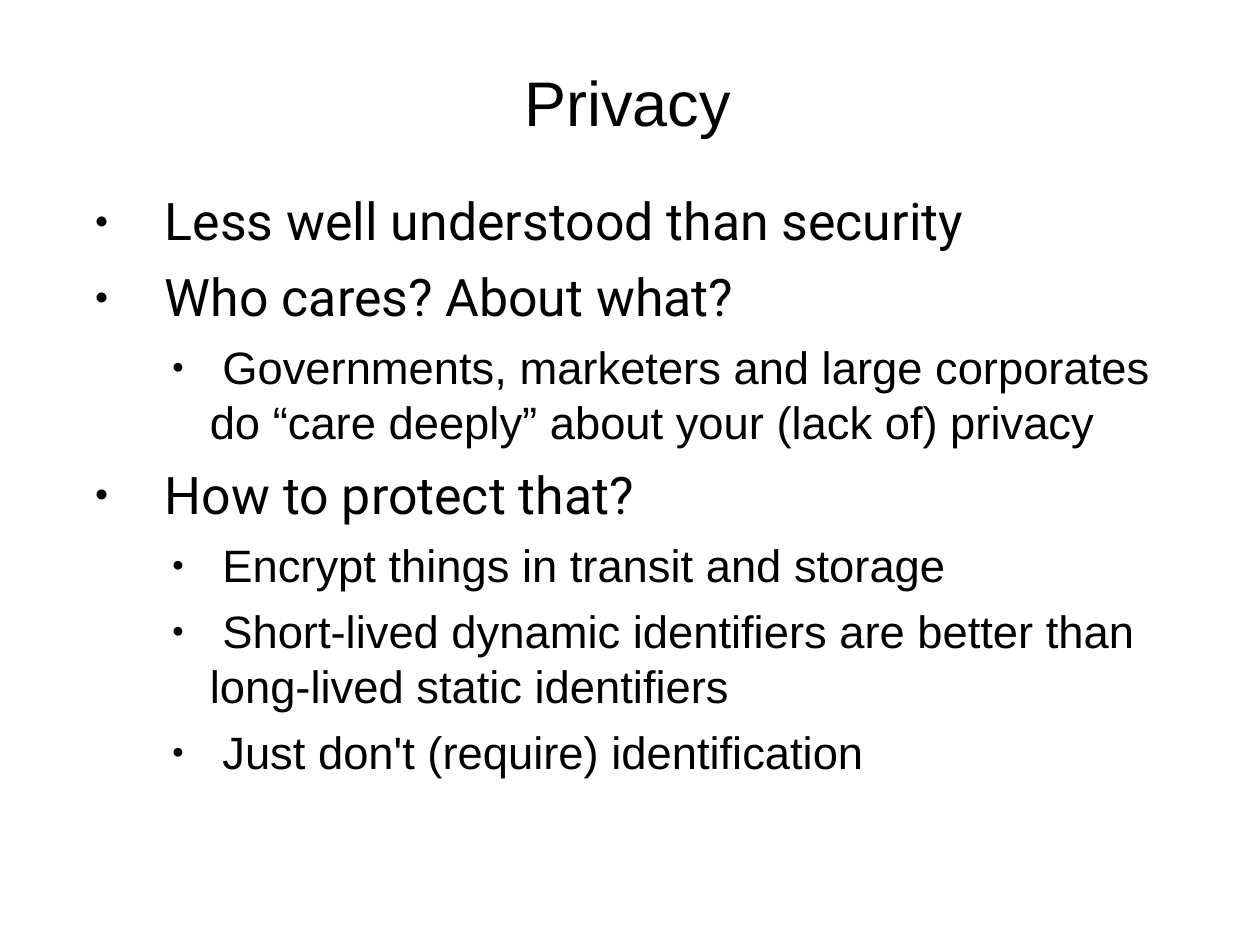
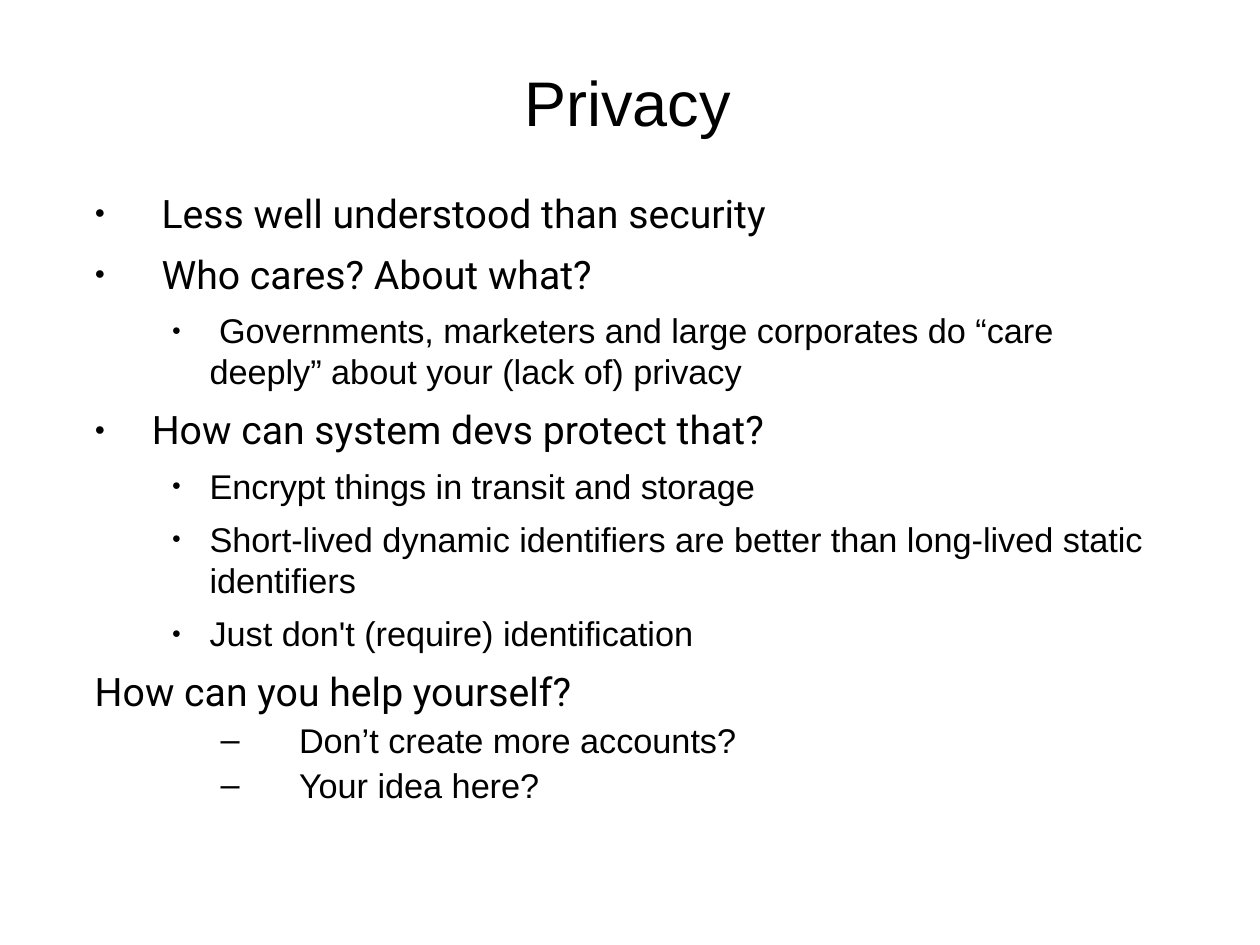
Before and after one commit to sftcd/cs7053, a slide deck: slide 17 of 2021lectures/01-intro.ppt. Drawn at 1260x945 pixels with LibreOffice and Linux fonts; fonts in the diff are those of the drawing. Boxes give left, top, right and bottom in pixels: in the first picture for what was removed or moved away, otherwise in the second. Text is boxed around its words. In the diff, an @@ line names an element or a change of style, - is before the commit and + after.

```diff
--- a/2021lectures/01-intro.ppt
+++ b/2021lectures/01-intro.ppt
@@ text at [162, 198, 1143, 653]: size 29.6 to 22.4 pt in "Less well understood than security", "Who cares? About what?"; size 25.9 to 19.6 pt in "Governments, marketers and large corporates do “care ...", "Encrypt things in transit and storage", "Short-lived dynamic identifiers are better than long-lived ...", "Just don't (require) identification"; indent changed @@
@@ text at [152, 414, 764, 453]: text changed; size 29.6 to 22.4 pt @@
-● How to protect that?
+● How can system devs protect that?
@@ text at [95, 676, 736, 799]: paragraphs added @@
+How can you help yourself?
+  – Don’t create more accounts?
+  – Your idea here?
```
Also in this commit, not shown: 13 other slides changed, 6 other files.
